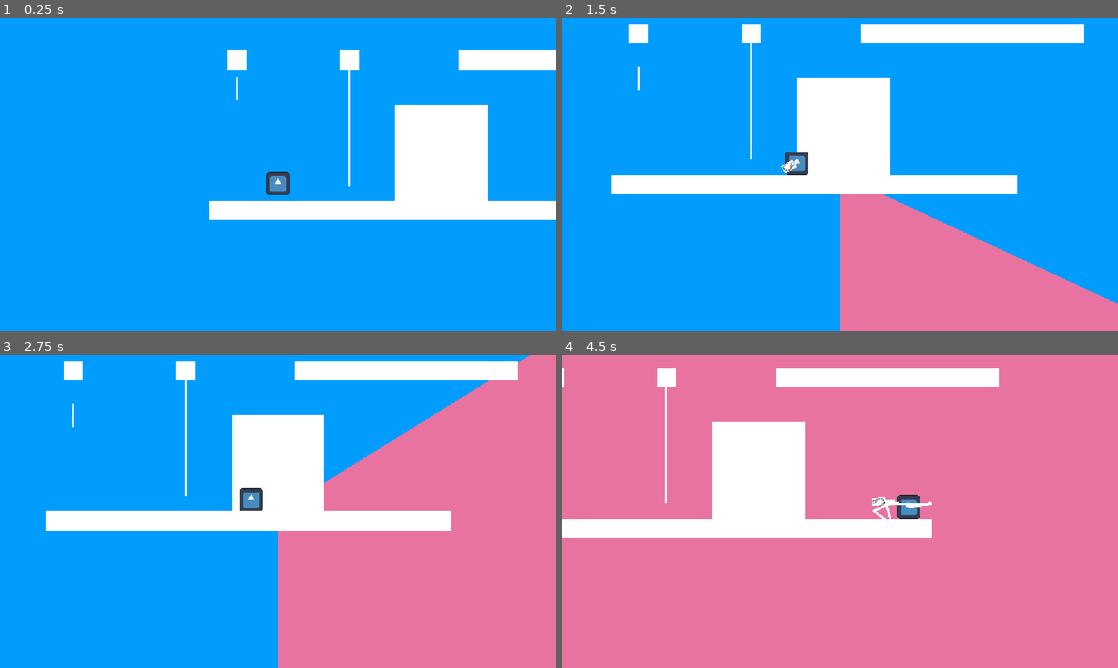
Above: before the commit, frames 1-4 (two rows, left to right).
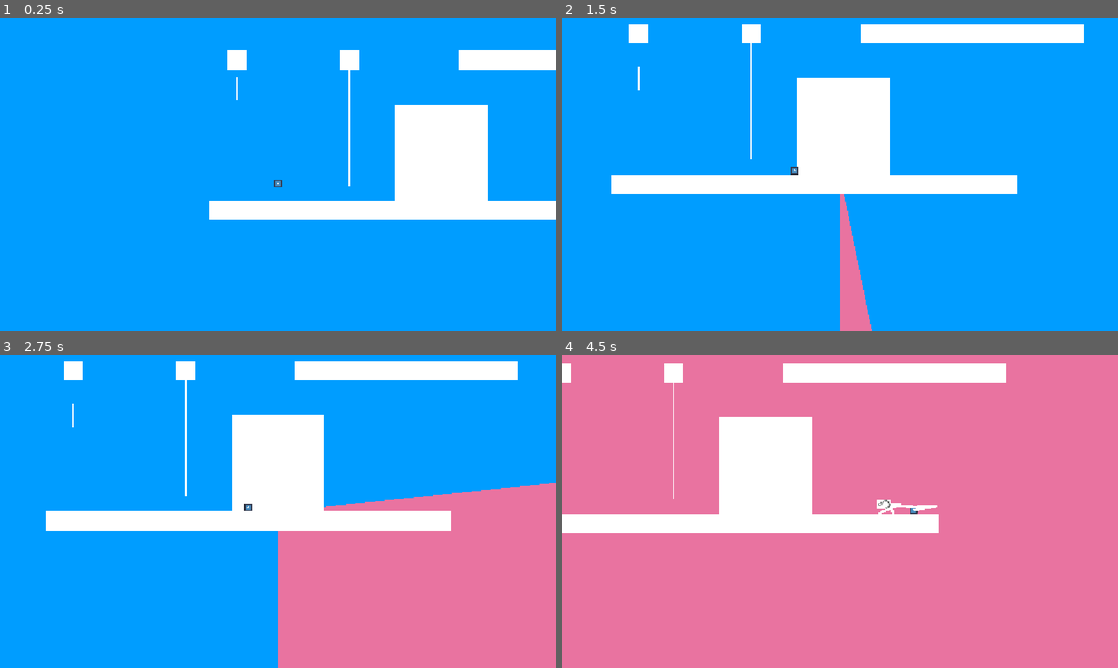
Above: after the commit, the same moments.

Repository: Darianlime/Evanescent
Game: Godot game, scene res://Scenes/main.tscn
The game is run twice, just before and just after one commit, with the same random seed, the same clock (stepped at 60 frames per second) and the same inputs. The engine's default icon, where the game draws it, is replaced by a stand-in: a white triangle on a blue panel in a dark square.
Inputs (mouse positions are in pixels of both pictures, inside the frame that each line leads up to):
- Up to frame 1 (0.25 s): no input
- Up to frame 2 (1.5 s): move the mouse to (962, 158) at 0.52 s; hold D (right) from 0.53 s (still down); click (962, 158) at 0.6 s; tap Space (jump) at 0.77 s; move the mouse to (728, 190) at 1.27 s; click (728, 190) at 1.35 s
- Up to frame 3 (2.75 s): tap Space (jump) at 1.52 s; move the mouse to (333, 442) at 2.02 s; release D (right) at 2.03 s; hold A (left) from 2.03 s (still down); click (333, 442) at 2.1 s
- Up to frame 4 (4.5 s): move the mouse to (812, 574) at 2.77 s; release A (left) at 2.78 s; hold D (right) 2.78-4.28 s; click (812, 574) at 2.85 s; tap Space (jump) at 3.02, 3.77 s; move the mouse to (1006, 558) at 3.52 s; click (1006, 558) at 3.6 s; move the mouse to (673, 464) at 4.27 s; hold A (left) from 4.28 s (still down); click (673, 464) at 4.35 s

The runs differ from the first frame. In frame 1, 0.3% of the frame differs, in the area x 47-53%, y 49-57%; in frame 2, 13%, in the area x 39-100%, y 42-100%; in frame 3, 11%; in frame 4, 5.0%.

Commit message:
Starting both characters

Diff:
--- a/Scenes/Player/player.tscn
+++ b/Scenes/Player/player.tscn
@@ -3,12 +3,12 @@
 [ext_resource type="Texture2D" uid="uid://cvl3huxv8qay2" path="res://Sprites/icon.svg" id="2_6t5aa"]
 
 [sub_resource type="RectangleShape2D" id="RectangleShape2D_n42b0"]
-size = Vector2(48, 48)
+size = Vector2(16, 16)
 
 [node name="Player" type="CharacterBody2D" unique_id=258159536]
 
 [node name="Sprite2D" type="Sprite2D" parent="." unique_id=1579872848]
-scale = Vector2(0.375, 0.375)
+scale = Vector2(0.125, 0.125)
 texture = ExtResource("2_6t5aa")
 
 [node name="CollisionShape2D" type="CollisionShape2D" parent="." unique_id=1821101351]
--- /dev/null
+++ b/Scripts/FemaleController.gd
@@ -0,0 +1,12 @@
+class_name FemaleController
+extends Node
+
+
+# Called when the node enters the scene tree for the first time.
+func _ready() -> void:
+	pass # Replace with function body.
+
+
+# Called every frame. 'delta' is the elapsed time since the previous frame.
+func _process(delta: float) -> void:
+	pass
--- /dev/null
+++ b/Scripts/MaleController.gd
@@ -0,0 +1,12 @@
+class_name MaleController
+extends Node
+
+
+# Called when the node enters the scene tree for the first time.
+func _ready() -> void:
+	pass # Replace with function body.
+
+
+# Called every frame. 'delta' is the elapsed time since the previous frame.
+func _process(delta: float) -> void:
+	pass
--- a/Scripts/PlayerController.gd
+++ b/Scripts/PlayerController.gd
@@ -15,7 +15,8 @@
 @export var jump_force = -500.0
 @export_range(0, 1) var decelerate_on_jump_release = 0.5
 
-
+var male_player: MaleController
+var female_player: FemaleController
 
 func _ready() -> void:
 	chain_gun.initialize(self, pin_joint)
Not shown, added: Scripts/FemaleController.gd.uid
Not shown, added: Scripts/MaleController.gd.uid
Binary file added: Sprites/umbrella.png
Not shown, added: Sprites/umbrella.png.import
